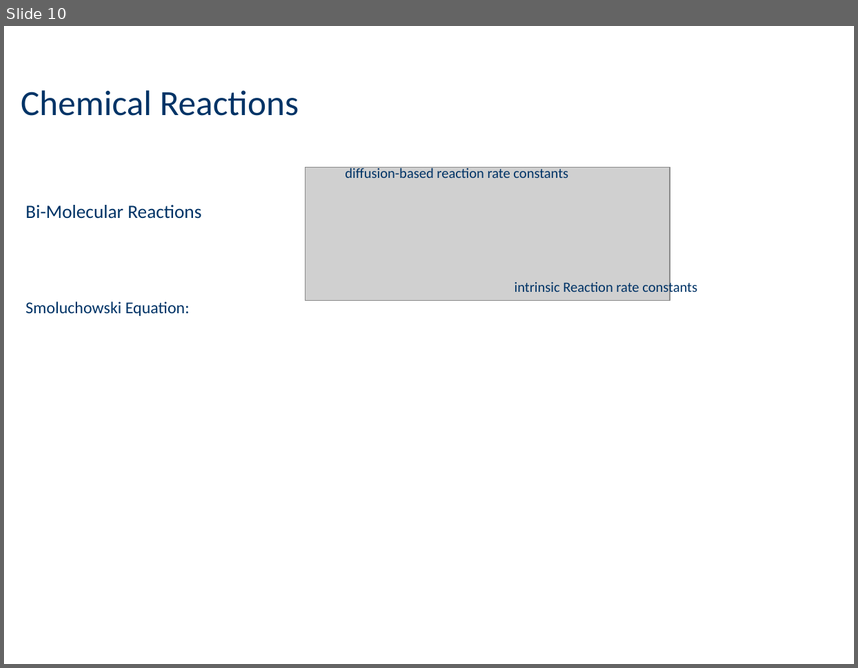
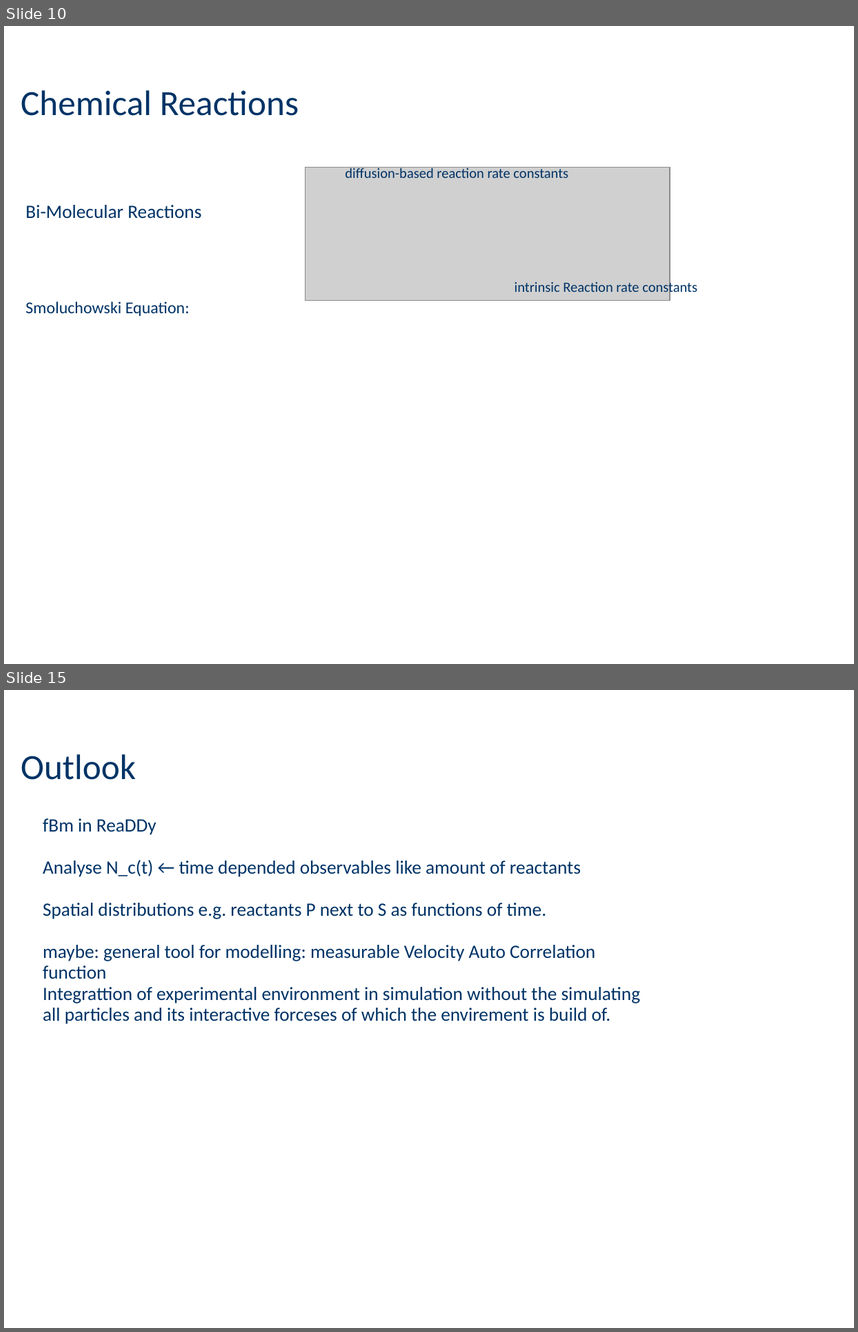
Before and after one commit to janekg89/Masterarbeit_fbm, a slide deck: presentation/midtermpresentation.odp. Shown one above the other, each under a label of ours: slide 10 before the commit, slides 10 and 15 after it; the slides between them are not shown. The pictures are 858x668 and 858x1332 pixels, drawn with LibreOffice and Linux fonts; fonts in the diff are those of the drawing; grey boxes stand for pictures. Boxes give left, top, right and bottom in pixels: in the first picture for what was removed or moved away, otherwise in the second. Text is boxed around its words. In the diff, an @@ line names an element or a change of style, - is before the commit and + after.

```diff
--- a/presentation/midtermpresentation.odp
+++ b/presentation/midtermpresentation.odp
@@ slide 15 added at (x1=4, y1=690, x2=854, y2=1328), background #FFFFFF @@
@@ title added at (x1=21, y1=754, x2=136, y2=780), 30 pt, text #003366 @@
+Outlook
@@ text added at (x1=43, y1=818, x2=641, y2=1024), 16 pt, text #003366 @@
+fBm in ReaDDy
+Analyse N_c(t) ← time depended observables like amount of reactants
+Spatial distributions e.g. reactants P next to S as functions of time.
+maybe: general tool for modelling: measurable Velocity Auto Correlation function
+Integrattion of experimental environment in simulation without the simulating all particles and its interactive forceses of which the envirement is build of.
```
Also in this commit, not shown: 3 slides changed, 2 other slides added, 2 slides removed, 1 other file.
